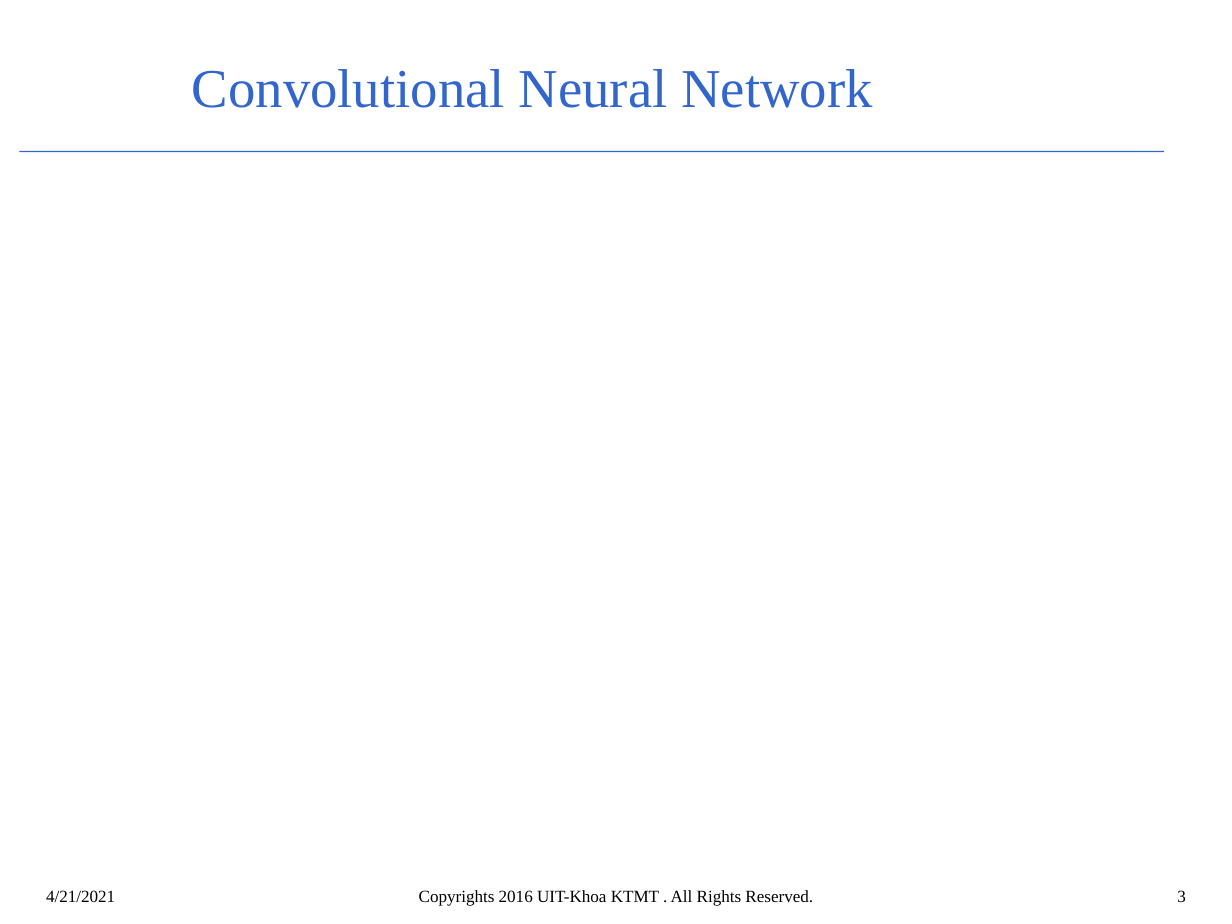
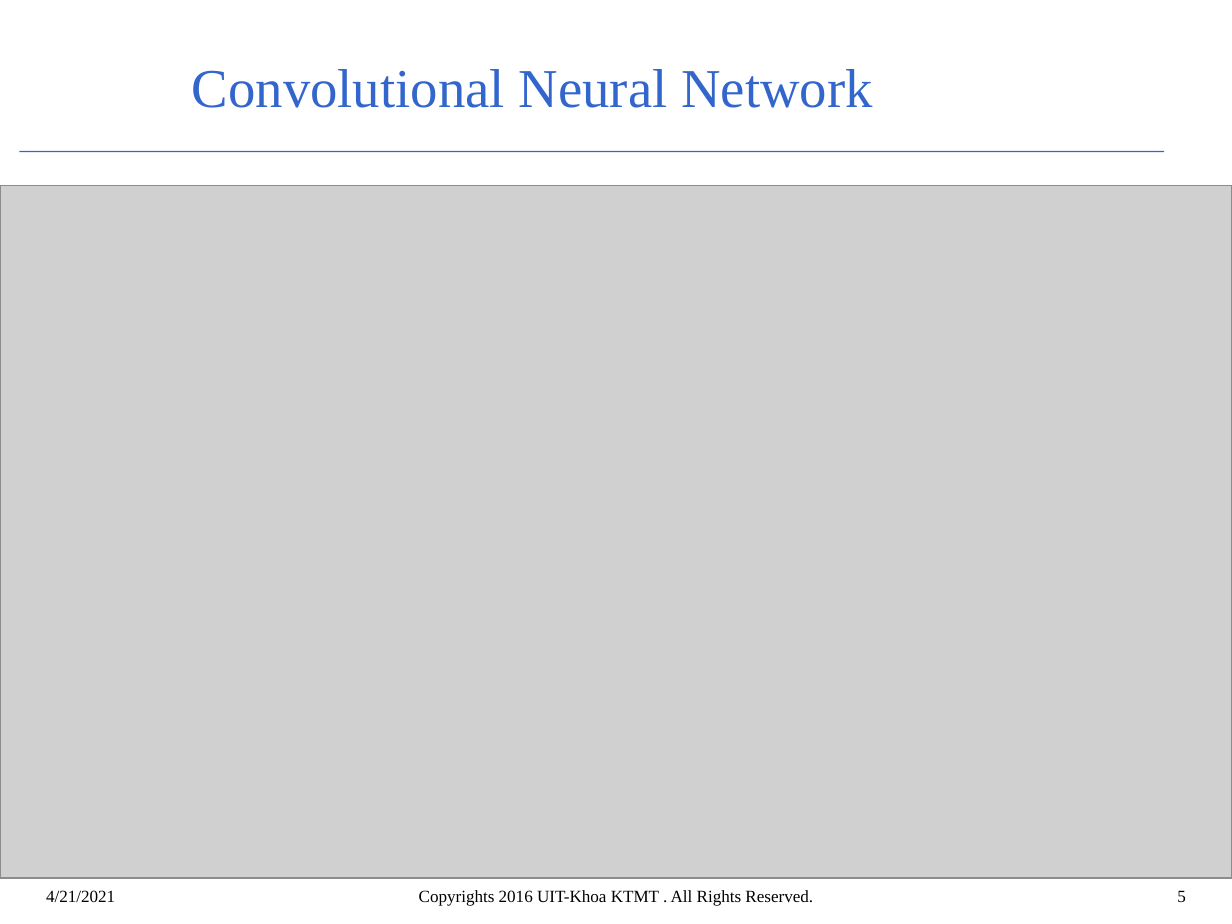
Before and after one commit to DuongTam1410/IU, a slide deck: slide 5 of Project/VGG16.pptx (slide 3 before the commit). Drawn at 1232x924 pixels with LibreOffice and Linux fonts; fonts in the diff are those of the drawing; grey boxes stand for pictures; background and template pictures are left out. Boxes give left, top, right and bottom in pixels: in the first picture for what was removed or moved away, otherwise in the second. Text is boxed around its words. In the diff, an @@ line names an element or a change of style, - is before the commit and + after.

```diff
--- a/Project/VGG16.pptx
+++ b/Project/VGG16.pptx
@@ picture added at bbox=[0, 186, 1232, 878] @@
@@ page number at bbox=[1177, 890, 1186, 902]: text changed @@
-3
+5
```
Also in this commit, not shown: 2 other slides changed, 22 slides added, 1 other file.
